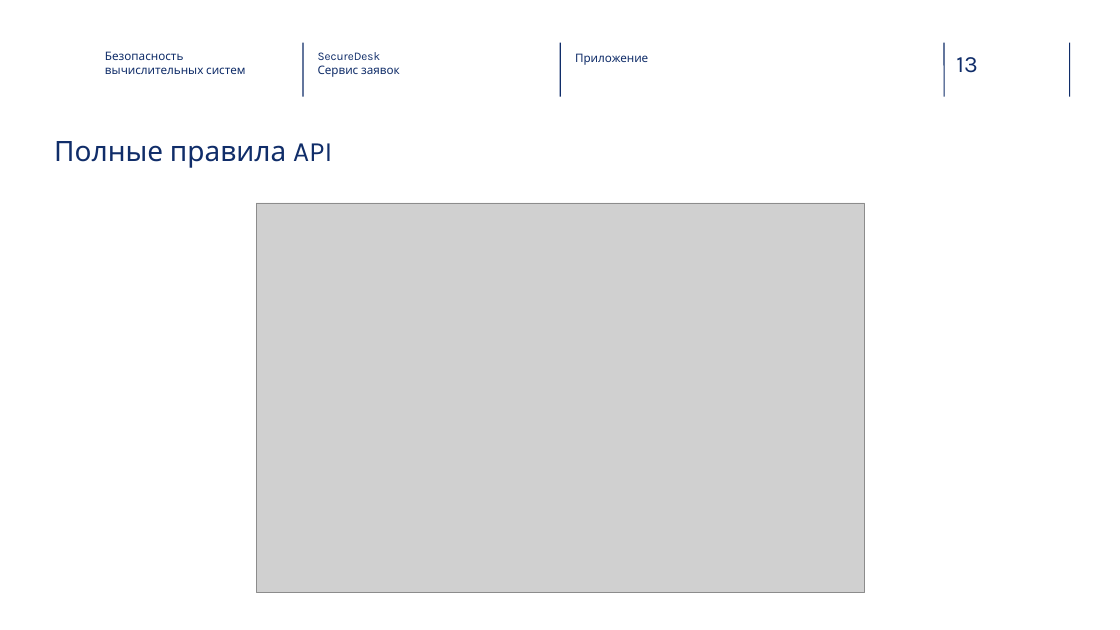
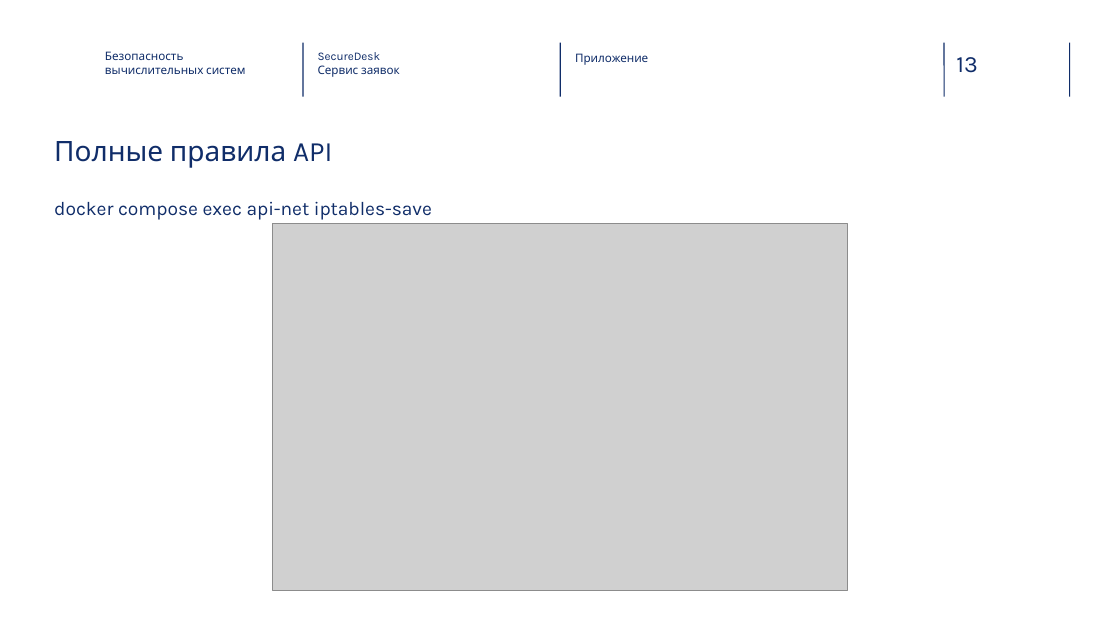
Before and after one commit to alalzhukof/vk-task, a slide deck: slide 13 of SecureDesk-HSE-v2.pptx. Drawn at 1120x630 pixels with LibreOffice and Linux fonts; fonts in the diff are those of the drawing; grey boxes stand for pictures; background and template pictures are left out. Boxes give left, top, right and bottom in pixels: in the first picture for what was removed or moved away, otherwise in the second. Text is boxed around its words. In the diff, an @@ line names an element or a change of style, - is before the commit and + after.

```diff
--- a/SecureDesk-HSE-v2.pptx
+++ b/SecureDesk-HSE-v2.pptx
@@ text added at (54, 201, 432, 220), 16.5 pt, text #102D69 @@
+docker compose exec api-net iptables-save
@@ picture: place and size @@
-picture at (256, 203, 865, 593)
+picture at (273, 223, 848, 592)
```
Also in this commit, not shown: 9 other slides changed, 2 slides added.
